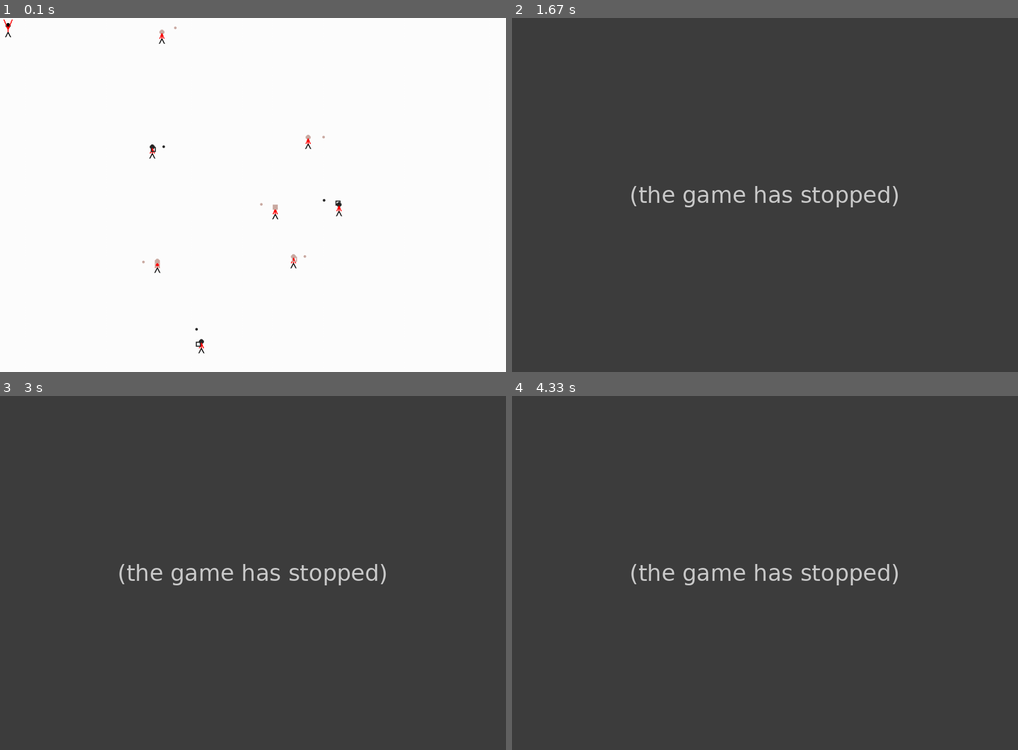
Above: before the commit, frames 1-4 (two rows, left to right).
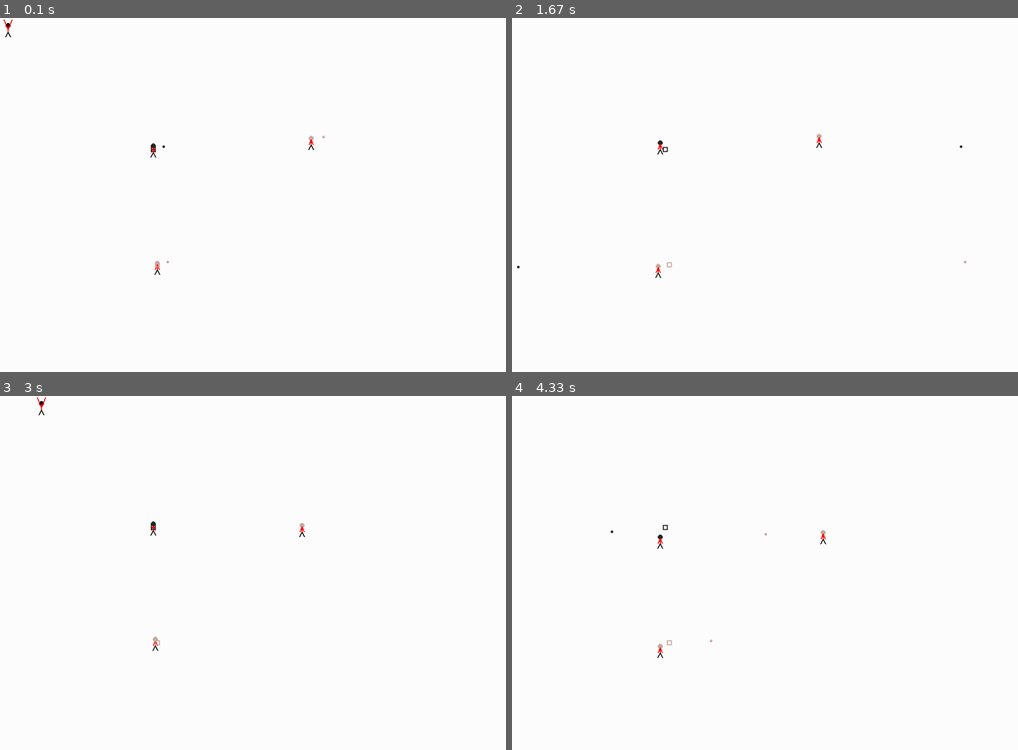
Above: after the commit, the same moments.

Repository: stormwatcheagle/gamjam
Game: pygame game, started from pygame4.py
The game is run twice, just before and just after one commit, with the same random seed, the same clock (stepped at 60 frames per second) and the same inputs.
Inputs:
- Up to frame 1 (0.1 s): no input
- Up to frame 2 (1.67 s): tap S at 0.33 s; hold Right 0.67-1.13 s; hold D 0.67-1.13 s; hold Up 1.17-1.47 s; hold W 1.17-1.47 s
- Up to frame 3 (3 s): hold Down 2.57-2.87 s; hold S 2.57-2.87 s; hold Left from 2.9 s (still down); hold A from 2.9 s (still down)
- Up to frame 4 (4.33 s): release Left at 3.3 s; release A at 3.3 s; hold Up 3.33-3.7 s; hold W 3.33-3.7 s

The runs differ from the first frame. In frame 1, 0.3% of the frame differs, in the area x 28-68%, y 2-95%; in frame 2, 100%; in frame 3, 100%, in the area x 0-100%, y 0-100%; in frame 4, 100%.
Error before the commit: NameError: name 'playerReloadTime' is not defined (pygame4.py line 137); the game stopped at 0.33 s (later frames are placeholders)

Commit message:
Update constants_h.py
fixed bullet bug

Diff:
--- a/constants_h.py
+++ b/constants_h.py
@@ -13,7 +13,7 @@
 
 reloadTime = 4                              #time betwen shots
 spawnRate = 30
-bulletRange = 50                            #distance at which bullet hits someone
+bulletRange = 15                            #distance at which bullet hits someone
 BLACK = (0, 0, 0)
 WHITE = (255, 255, 255)
 GREEN = (0, 255, 0)
@@ -23,8 +23,9 @@
 GREY = (100,100,100)
 screenSize = [1000, 700]
 screen = pygame.display.set_mode(screenSize)
-nNpcs = 2                                   #number of npcs
+nNpcs = 1                                   #number of npcs
 baseRange = 50
 nTeams = 2                          #number of npc teams + 1 (player)
-nBases = 6
+nBases = 2
 playerSpawnRate = 5
+playerReloadTime = 2
